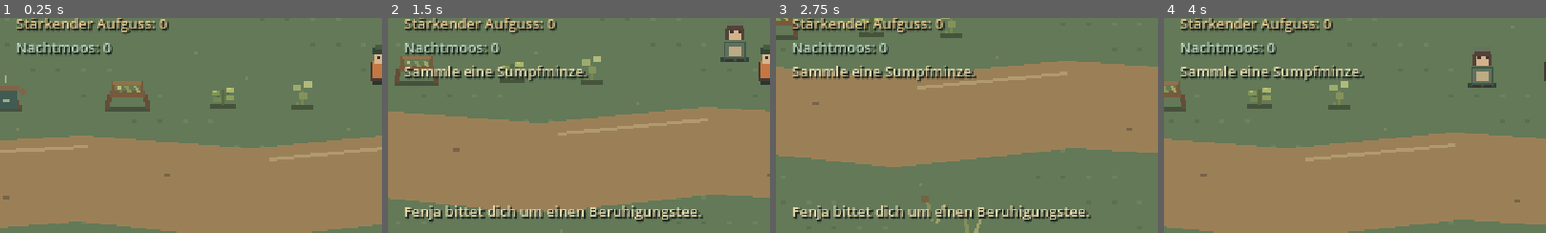
Above: before the commit, frames 1-4 (left to right).
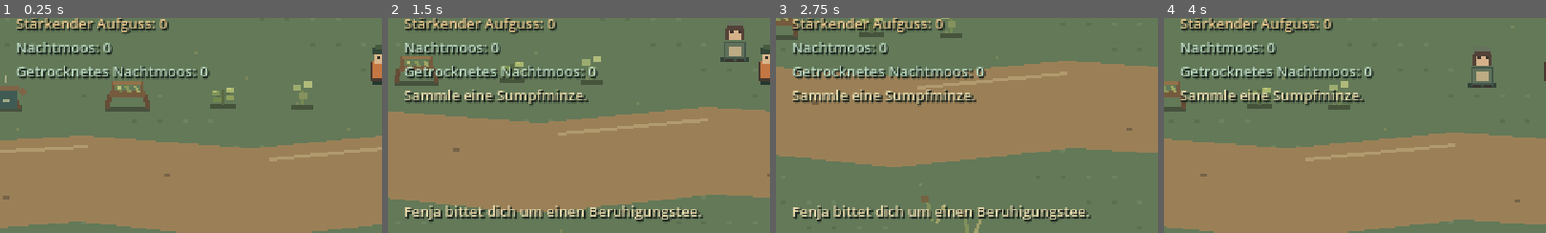
Above: after the commit, the same moments.

Repository: Fremarx/Moor-Apotheke
Game: Godot game, scene res://scenes/main.tscn
Two runs of this game, one before a commit and one after it. Both use one fixed random seed, a clock stepped at 60 frames per second and the inputs below.
Inputs:
- Up to frame 1 (0.25 s): no input
- Up to frame 2 (1.5 s): tap Enter at 0.5 s; hold D (move_right) 0.53-1.28 s; hold E (interact) 0.53-1.28 s; hold S (move_down) from 1.28 s (still down); tap E (interact) at 1.35 s
- Up to frame 3 (2.75 s): release S (move_down) at 2.03 s; hold D (move_right) from 2.03 s (still down); hold E (interact) from 2.03 s (still down)
- Up to frame 4 (4 s): release D (move_right) at 2.78 s; release E (interact) at 2.78 s; hold W (move_up) 2.78-3.53 s; tap E (interact) at 2.85 s; hold A (move_left) from 3.53 s (still down); hold E (interact) from 3.53 s (still down)
The pictures show only the part of the screen within x 0-50%, y 38-88%; the shares and areas given below are measured in that part.

The runs differ from the first frame. In frame 1, 1.8% of the frame differs, in the area x 4-55%, y 22-28%; in frame 2, 3.6%; in frame 3, 3.9%, in the area x 4-55%, y 22-41%; in frame 4, 3.6%.

Commit message:
feat(loop): dry night moss at rack

Diff:
--- a/scenes/main.tscn
+++ b/scenes/main.tscn
@@ -118,9 +118,9 @@
 [node name="QuestStatus" type="Label" parent="HUD"]
 visible = false
 offset_left = 10.0
-offset_top = 130.0
+offset_top = 145.0
 offset_right = 460.0
-offset_bottom = 145.0
+offset_bottom = 160.0
 theme_override_colors/font_color = Color(0.9, 0.85, 0.67, 1)
 theme_override_colors/font_shadow_color = Color(0.12, 0.16, 0.13, 1)
 theme_override_constants/shadow_offset_x = 1
@@ -138,6 +138,18 @@
 theme_override_constants/shadow_offset_y = 1
 theme_override_font_sizes/font_size = 9
 text = "Nachtmoos: 0"
+
+[node name="DriedNightMossCount" type="Label" parent="HUD"]
+offset_left = 10.0
+offset_top = 130.0
+offset_right = 260.0
+offset_bottom = 145.0
+theme_override_colors/font_color = Color(0.72, 0.84, 0.74, 1)
+theme_override_colors/font_shadow_color = Color(0.12, 0.16, 0.13, 1)
+theme_override_constants/shadow_offset_x = 1
+theme_override_constants/shadow_offset_y = 1
+theme_override_font_sizes/font_size = 9
+text = "Getrocknetes Nachtmoos: 0"
 
 [node name="InteractionFeedback" type="Label" parent="HUD"]
 visible = false
--- a/scripts/drying_rack.gd
+++ b/scripts/drying_rack.gd
@@ -24,7 +24,11 @@
 	if reed_root_processed:
 		return "Die Schilfwurzel ist getrocknet."
 
-	return "Du brauchst frische Sumpfminze oder eine frische Schilfwurzel zum Trocknen."
+	var night_moss_processed := bool(_inventory.call("transfer_item", "night_moss", "dried_night_moss", 1))
+	if night_moss_processed:
+		return "Das Nachtmoos ist getrocknet."
+
+	return "Du brauchst frische Sumpfminze, eine frische Schilfwurzel oder frisches Nachtmoos zum Trocknen."
 
 
 func _draw() -> void:
--- a/scripts/main.gd
+++ b/scripts/main.gd
@@ -11,6 +11,7 @@
 @onready var _tea_count: Label = $HUD/TeaCount
 @onready var _infusion_count: Label = $HUD/InfusionCount
 @onready var _night_moss_count: Label = $HUD/NightMossCount
+@onready var _dried_night_moss_count: Label = $HUD/DriedNightMossCount
 @onready var _quest_status: Label = $HUD/QuestStatus
 @onready var _interaction_prompt: Label = $HUD/InteractionPrompt
 @onready var _interaction_feedback: Label = $HUD/InteractionFeedback
@@ -77,6 +78,8 @@
 		_infusion_count.text = "Stärkender Aufguss: %d" % amount
 	elif item_id == "night_moss":
 		_night_moss_count.text = "Nachtmoos: %d" % amount
+	elif item_id == "dried_night_moss":
+		_dried_night_moss_count.text = "Getrocknetes Nachtmoos: %d" % amount
 
 	_update_quest_status()
 
--- /dev/null
+++ b/tests/loop_005_night_moss_drying_test.gd
@@ -0,0 +1,121 @@
+extends SceneTree
+
+const MAIN_SCENE: PackedScene = preload("res://scenes/main.tscn")
+
+var _failures: Array[String] = []
+
+
+func _initialize() -> void:
+	call_deferred("_run")
+
+
+func _run() -> void:
+	var main := MAIN_SCENE.instantiate()
+	root.add_child(main)
+	await physics_frame
+	await physics_frame
+
+	var player := main.get_node_or_null("World/Player")
+	var inventory := main.get_node_or_null("Inventory")
+	var rack := main.get_node_or_null("World/TestMap/Trockengestell") as Area2D
+	var night_moss := main.get_node_or_null("World/TestMap/Nachtmoos") as Area2D
+	var mint_count := main.get_node_or_null("HUD/InventoryCount") as Label
+	var reed_count := main.get_node_or_null("HUD/ReedRootCount") as Label
+	var night_moss_count := main.get_node_or_null("HUD/NightMossCount") as Label
+	var dried_mint_count := main.get_node_or_null("HUD/DriedMintCount") as Label
+	var dried_reed_count := main.get_node_or_null("HUD/DriedReedRootCount") as Label
+	var dried_night_moss_count := main.get_node_or_null("HUD/DriedNightMossCount") as Label
+	var feedback := main.get_node_or_null("HUD/InteractionFeedback") as Label
+
+	_check(player != null, "the player exists")
+	_check(inventory != null, "the inventory exists")
+	_check(rack != null, "the drying rack exists")
+	_check(night_moss != null, "the Nachtmoos pickup exists")
+	_check(mint_count != null, "the fresh mint HUD count exists")
+	_check(reed_count != null, "the fresh reed-root HUD count exists")
+	_check(night_moss_count != null, "the fresh Nachtmoos HUD count exists")
+	_check(dried_mint_count != null, "the dried mint HUD count exists")
+	_check(dried_reed_count != null, "the dried reed-root HUD count exists")
+	_check(dried_night_moss_count != null, "the dried Nachtmoos HUD count exists")
+	_check(feedback != null, "interaction feedback exists")
+	if player == null or inventory == null or rack == null or night_moss == null or mint_count == null or reed_count == null or night_moss_count == null or dried_mint_count == null or dried_reed_count == null or dried_night_moss_count == null or feedback == null:
+		main.queue_free()
+		_finish()
+		return
+
+	_check(night_moss_count.text == "Nachtmoos: 0", "fresh Nachtmoos starts at zero")
+	_check(dried_night_moss_count.text == "Getrocknetes Nachtmoos: 0", "dried Nachtmoos starts at zero")
+	_check(int(inventory.call("get_count", "dried_night_moss")) == 0, "the dried Nachtmoos inventory starts at zero")
+
+	await _move_near(player, rack)
+	_press_e(player)
+	_check(int(inventory.call("get_count", "night_moss")) == 0, "the rack does not invent fresh Nachtmoos")
+	_check(int(inventory.call("get_count", "dried_night_moss")) == 0, "the rack produces no dried Nachtmoos without ingredients")
+	_check(feedback.text.contains("Nachtmoos"), "the missing-ingredient message names Nachtmoos")
+
+	await _move_near(player, night_moss)
+	_press_e(player)
+	_check(int(inventory.call("get_count", "night_moss")) == 1, "the player collects Nachtmoos for drying")
+	inventory.call("add_item", "sump_mint", 1)
+	inventory.call("add_item", "reed_root", 1)
+	_check(int(inventory.call("get_count", "sump_mint")) == 1, "fresh mint is available")
+	_check(int(inventory.call("get_count", "reed_root")) == 1, "fresh reed root is available")
+
+	await _move_near(player, rack)
+	_press_e(player)
+	_check(int(inventory.call("get_count", "sump_mint")) == 0, "Sumpfminze keeps first place in the rack order")
+	_check(int(inventory.call("get_count", "dried_sump_mint")) == 1, "the rack dries one Sumpfminze")
+	_check(int(inventory.call("get_count", "reed_root")) == 1, "drying mint leaves reed root untouched")
+	_check(int(inventory.call("get_count", "night_moss")) == 1, "drying mint leaves Nachtmoos untouched")
+
+	_press_e(player)
+	_check(int(inventory.call("get_count", "reed_root")) == 0, "Schilfwurzel remains second in the rack order")
+	_check(int(inventory.call("get_count", "dried_reed_root")) == 1, "the rack dries one Schilfwurzel")
+	_check(int(inventory.call("get_count", "night_moss")) == 1, "drying reed root leaves Nachtmoos untouched")
+
+	_press_e(player)
+	_check(int(inventory.call("get_count", "night_moss")) == 0, "drying Nachtmoos consumes exactly one fresh plant")
+	_check(int(inventory.call("get_count", "dried_night_moss")) == 1, "drying Nachtmoos produces one dried plant")
+	_check(night_moss_count.text == "Nachtmoos: 0", "the fresh Nachtmoos HUD count reaches zero")
+	_check(dried_night_moss_count.text == "Getrocknetes Nachtmoos: 1", "the dried Nachtmoos HUD count updates")
+	_check(mint_count.text == "Sumpfminze: 0", "the fresh mint HUD count stays separate")
+	_check(reed_count.text == "Schilfwurzel: 0", "the fresh reed-root HUD count stays separate")
+	_check(dried_mint_count.text == "Getrocknete Minze: 1", "the dried mint HUD count stays separate")
+	_check(dried_reed_count.text == "Getrocknete Schilfwurzel: 1", "the dried reed-root HUD count stays separate")
+	_check(feedback.text.contains("Nachtmoos") and feedback.text.contains("getrocknet"), "feedback confirms Nachtmoos drying")
+
+	_press_e(player)
+	_check(int(inventory.call("get_count", "dried_night_moss")) == 1, "repeated interaction cannot invent more dried Nachtmoos")
+	_check(feedback.text.contains("Sumpfminze") and feedback.text.contains("Schilfwurzel") and feedback.text.contains("Nachtmoos"), "the empty-rack message lists all accepted plants")
+
+	main.queue_free()
+	_finish()
+
+
+func _move_near(player: Node, target: Node2D) -> void:
+	player.global_position = target.global_position + Vector2(6, 0)
+	await physics_frame
+	await physics_frame
+
+
+func _press_e(player: Node) -> void:
+	var event := InputEventKey.new()
+	event.physical_keycode = KEY_E
+	event.pressed = true
+	player.call("_unhandled_input", event)
+
+
+func _check(condition: bool, description: String) -> void:
+	if not condition:
+		_failures.append(description)
+
+
+func _finish() -> void:
+	if _failures.is_empty():
+		print("LOOP-005 night-moss drying checks passed.")
+		quit(0)
+		return
+
+	for failure in _failures:
+		push_error("LOOP-005 check failed: " + failure)
+	quit(1)
Not shown, added: tests/loop_005_night_moss_drying_test.gd.uid
Not shown, changed: GAME_PLAN.md
Not shown, changed: PROJECT_PLAN.md
Not shown, changed: docs/AI_CONTEXT.md
Not shown, changed: docs/ARCHITECTURE.md
Not shown, changed: docs/KNOWLEDGE_BASE.md
Not shown, changed: docs/TESTING.md
